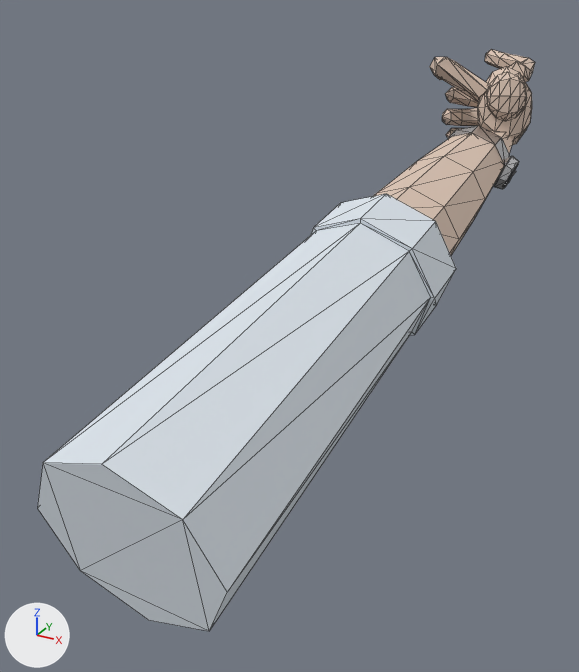
The glTF model assets/arms/pistolArm.glb: old version first, new version second.
Rendered twice from a 50 mm camera at (0.2, -0.82, 0.139) aimed at (-0.072, -0.325, -0.108). Lighting does not change. The marker at lower left points along +X, +Y and +Z. The picture after the commit comes second. Mesh edges are drawn as thin lines. Where no turn or scale is listed for an object, it has been applied to the vertices. Vertices at exactly the same position are counted once.

The first picture shows 'PistolArm'.
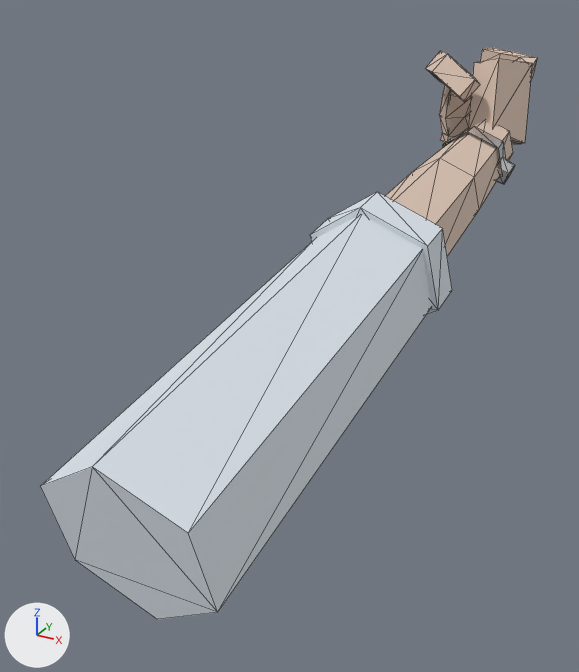
Pixel boxes (x1, y1, x2, y2) of what changed, in the pictures (579 x 672 px):
```json
{"object": "PistolArm", "change": "reshaped", "before": [38, 49, 535, 631], "after": [40, 48, 537, 619]}
{"part": 1, "of": "me_pistolarm", "change": "rebuilt", "before": [38, 131, 514, 631], "after": [40, 214, 432, 619], "on screen": "18% narrower, 19% shorter"}
{"part": 2, "of": "me_pistolarm", "change": "rebuilt", "before": [485, 49, 535, 82], "after": [480, 48, 537, 79]}
{"part": 3, "of": "me_pistolarm", "change": "rebuilt", "before": [446, 87, 478, 108], "after": [439, 85, 521, 145]}
{"part": 4, "of": "me_pistolarm", "change": "rebuilt", "before": [430, 57, 489, 102], "after": [426, 51, 480, 102]}
{"part": 5, "of": "me_pistolarm", "change": "rebuilt", "before": [494, 156, 519, 189], "after": [496, 157, 515, 185]}
{"part": 6, "of": "me_pistolarm", "change": "rebuilt", "before": [448, 125, 511, 184], "after": [443, 126, 506, 165]}
{"part": 7, "of": "me_pistolarm", "change": "added", "after": [386, 120, 513, 256]}
{"part": 8, "of": "me_pistolarm", "change": "deleted", "before": [477, 67, 532, 145], "on screen": "beige"}
{"part": 9, "of": "me_pistolarm", "change": "deleted", "before": [486, 72, 527, 120], "on screen": "beige"}
{"part": 10, "of": "me_pistolarm", "change": "cut back", "before": [442, 108, 519, 187], "after": [468, 59, 532, 144]}
{"part": 11, "of": "me_pistolarm", "change": "added", "after": [310, 192, 452, 314]}
```

The change, as JSON lines over the scene's bpy script:
```json
{"block": "me_pistolarm", "where": "# used by ob_pistolarm; location = (0.0, 0.0, 0.0)"}
{"op": "remove", "block": "me_pistolarm", "code": "me_pistolarm.from_pydata(...)  # 369 vertices, 680 faces; spans x -0.079..0.043, y -0.6..0.076, z -0.15..0.076"}
{"op": "add", "block": "me_pistolarm", "code": "me_pistolarm.from_pydata(...)  # 146 vertices, 248 faces; spans x -0.083..0.038, y -0.6..0.079, z -0.147..0.079"}
{"block": "me_pistolarm", "change": "me_pistolarm part 1: the loose piece of 72 vertices spanning x -0.067..0.043, y -0.6..-0.017, z -0.15..0.016 is rebuilt with 12 vertices and now spans x -0.059..0.036, y -0.6..-0.298, z -0.147..-0.006, in mat_arm_shirt (white #dde5ec)"}
{"block": "me_pistolarm", "change": "me_pistolarm part 2: the loose piece of 31 vertices spanning x -0.052..0.011, y -0.013..0.076, z 0.047..0.076 is rebuilt with 16 vertices and now spans x -0.056..0.01, y 0.017..0.079, z 0.046..0.077"}
{"block": "me_pistolarm", "change": "me_pistolarm part 3: the loose piece of 31 vertices spanning x -0.072..0.013, y -0.017..0.047, z 0.019..0.054 is rebuilt with 40 vertices and now spans x -0.077..0.011, y -0.008..0.052, z -0.017..0.049"}
{"block": "me_pistolarm", "change": "me_pistolarm part 4: the loose piece of 25 vertices spanning x -0.079..-0.001, y -0.054..0.0, z 0.033..0.076 is rebuilt with 16 vertices and now spans x -0.083..-0.022, y -0.065..0.004, z 0.036..0.079"}
{"block": "me_pistolarm", "change": "me_pistolarm part 5: the loose piece of 16 vertices spanning x 0.009..0.029, y -0.089..-0.056, z -0.037..-0.005 is rebuilt with 12 vertices and now spans x 0.004..0.026, y -0.086..-0.062, z -0.033..-0.006"}
{"block": "me_pistolarm", "change": "me_pistolarm part 6: the loose piece of 16 vertices spanning x -0.042..0.02, y -0.089..-0.06, z -0.036..0.019 is rebuilt with 12 vertices and now spans x -0.04..0.018, y -0.09..-0.061, z -0.037..0.018"}
{"block": "me_pistolarm", "change": "me_pistolarm part 7: a new loose piece of 18 vertices spanning x -0.045..0.023, y -0.292..-0.027, z -0.078..0.02"}
{"block": "me_pistolarm", "change": "me_pistolarm part 8: the loose piece of 42 vertices spanning x -0.024..0.024, y -0.053..-0.009, z -0.006..0.068 is deleted"}
{"block": "me_pistolarm", "change": "me_pistolarm part 9: the loose piece of 42 vertices spanning x -0.012..0.02, y -0.058..-0.03, z 0.022..0.065 is deleted"}
{"block": "me_pistolarm", "change": "me_pistolarm part 10"}
{"block": "me_pistolarm", "change": "78 vertices are removed from x -0.074..0.028, y -0.085..0.029, z -0.035..0.035"}
{"block": "me_pistolarm", "change": "144 faces are deleted"}
{"block": "me_pistolarm", "change": "8 vertices are added at x -0.038..0.016, y -0.045..0.033, z -0.011..0.075"}
{"block": "me_pistolarm", "change": "12 new faces join them, mat_arm_skin (beige #ddc5b5)"}
{"block": "me_pistolarm", "change": "me_pistolarm part 11"}
{"block": "me_pistolarm", "change": "12 vertices are added at x -0.061..0.038, y -0.319..-0.273, z -0.098..0.003"}
{"block": "me_pistolarm", "change": "20 new faces join them, mat_arm_shirt (white #dde5ec)"}
{"block": "me_pistolarm", "change": "other edits to the shape of me_pistolarm do not show in these pictures"}
```
